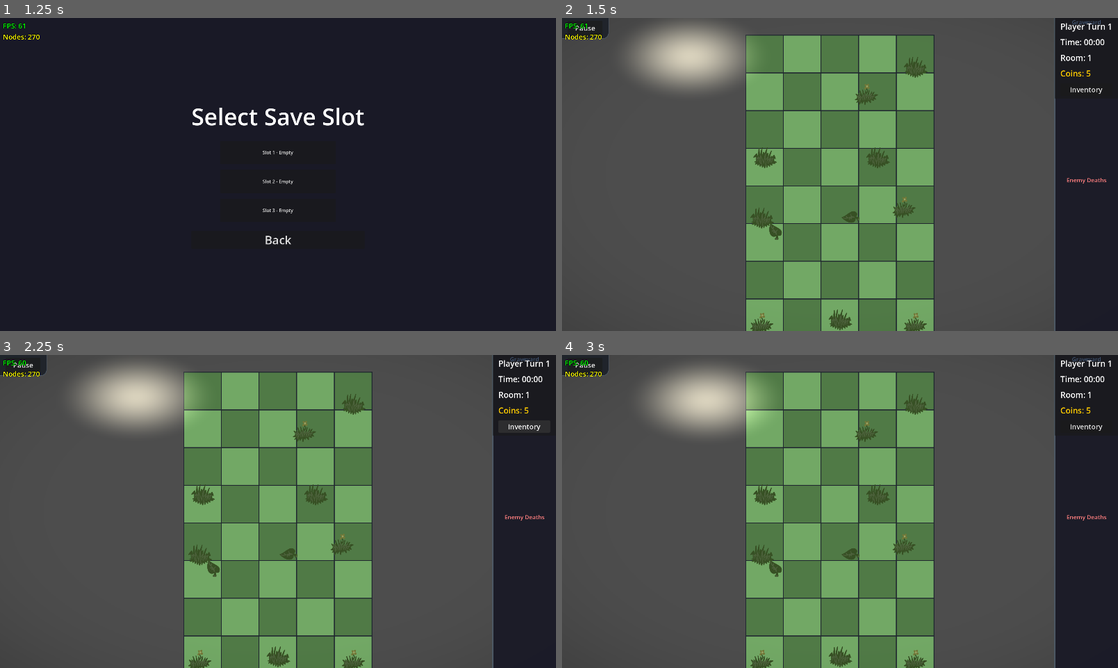
Above: before the commit, frames 1-4 (two rows, left to right).
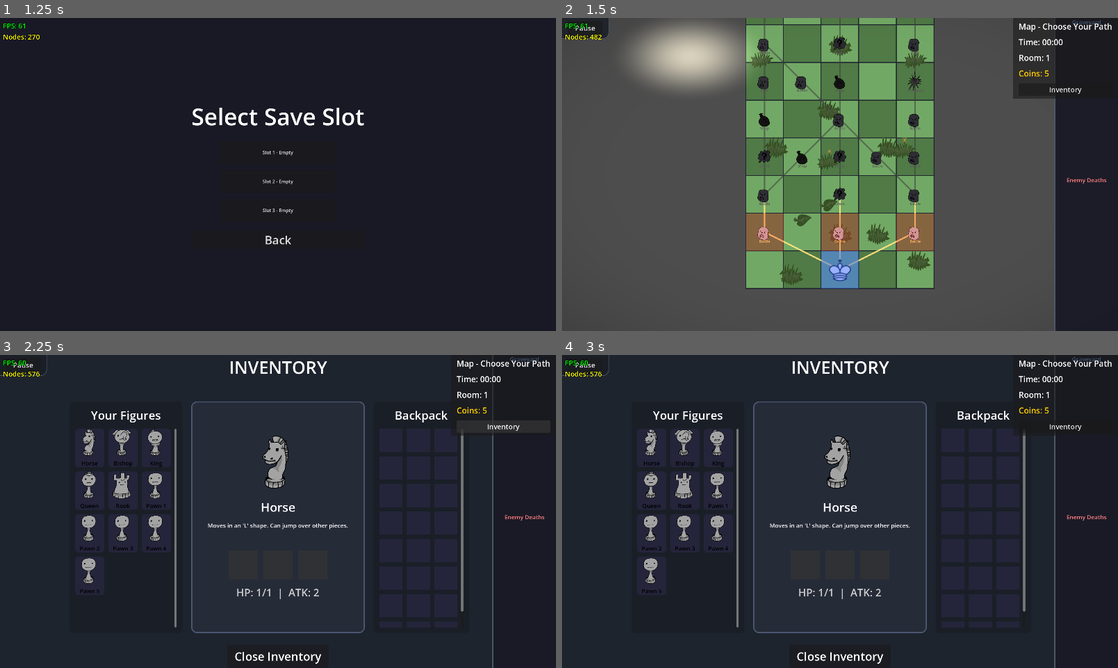
Above: after the commit, the same moments.

Repository: VAXVORTEX/Chessodd
Game: Godot game, scene res://Main.tscn
Two runs of this game, one before a commit and one after it. Both use one fixed random seed, a clock stepped at 60 frames per second and the inputs below.
Inputs (mouse positions are in pixels of both pictures, inside the frame that each line leads up to):
- Up to frame 1 (1.25 s): click "Play" at 0.5 s
- Up to frame 2 (1.5 s): click "Slot 1 - Empty" at 1.25 s
- Up to frame 3 (2.25 s): click "Inventory" at 2 s
- Up to frame 4 (3 s): click (650, 442) at 2.77 s

Frame 1 is identical in both runs. In frame 2, 30% of the frame differs, in the area x 5-99%, y 0-100%; in frame 3, 87%; in frame 4, 87%, in the area x 0-99%, y 0-100%.
Error before the commit: Parse Error: Cannot find member "stretch_mode" in base "Callable". (res://scripts/EventManager.gd:306)

Commit message:
fix: remaining tr to tex_r renames in EventManager

Diff:
--- a/scripts/EventManager.gd
+++ b/scripts/EventManager.gd
@@ -303,9 +303,9 @@
 			var tex_r = TextureRect.new()
 			tex_r.texture = tex
 			tex_r.expand_mode = TextureRect.EXPAND_IGNORE_SIZE
-			tr.stretch_mode = TextureRect.STRETCH_KEEP_ASPECT_CENTERED
+			tex_r.stretch_mode = TextureRect.STRETCH_KEEP_ASPECT_CENTERED
 			tex_r.custom_minimum_size = Vector2(120, 120)
-			hbox.add_child(tr)
+			hbox.add_child(tex_r)
 
 	var lbl_desc = Label.new()
 	lbl_desc.text = desc
